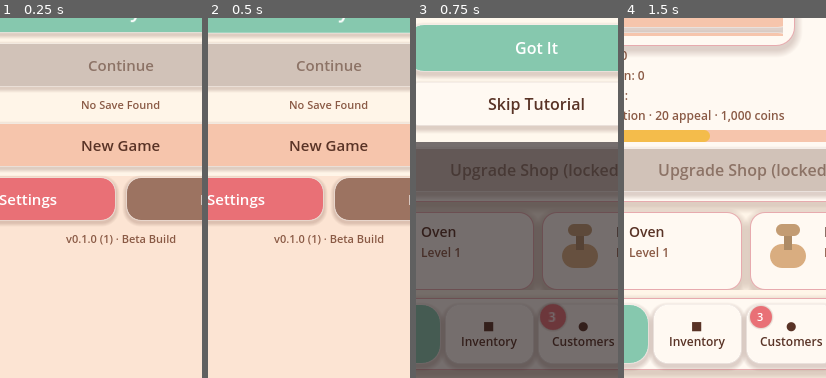
Above: before the commit, frames 1-4 (left to right).
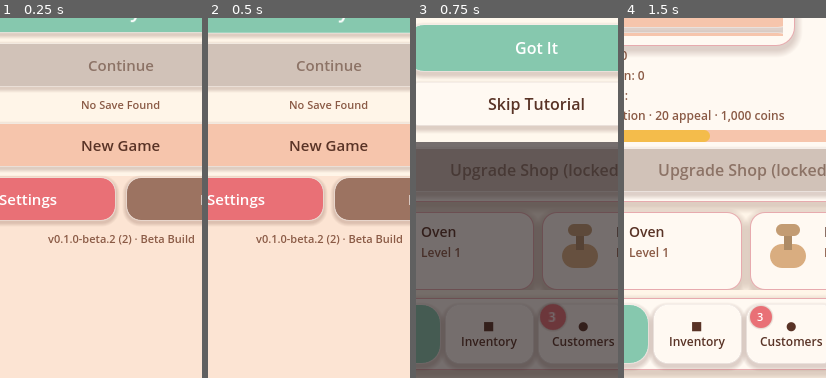
Above: after the commit, the same moments.

Repository: 229MVP/Sugar-Street-Tycoon
Game: Godot game, scene res://scenes/main/title_screen.tscn
Same seed, same stepped clock (60 frames per second), same inputs: the game is played once before the commit and once after it.
Inputs:
- Up to frame 1 (0.25 s): no input
- Up to frame 2 (0.5 s): no input
- Up to frame 3 (0.75 s): click "Play" at 0.5 s
- Up to frame 4 (1.5 s): click "Got It" at 1.25 s
The pictures show only the part of the screen within x 20-70%, y 50-100%; the shares and areas given below are measured in that part.

The runs differ from the first frame. In frame 1, 0.9% of the frame differs, in the area x 23-97%, y 60-64%; in frame 2, 0.9%; in frame 3, nothing differs; in frame 4, nothing differs.

Commit message:
fix(android): correct package identity for Build 2
Replace legacy com.undefeateddraftpicks.sugarstreettycoon with
com.sugarstreettycoon.game, set versionCode 2 / 0.1.0-beta.2, keep
launcher name Sugar Street Tycoon, and add export-config validation.

Co-authored-by: 229MVP <229MVP@users.noreply.github.com>

Diff:
--- a/project.godot
+++ b/project.godot
@@ -5,9 +5,9 @@
 
 [application]
 
-config/name="Sugar Street Tycoon: Match & Build"
+config/name="Sugar Street Tycoon"
 config/description="Match-3 and dessert shop management prototype."
-config/version="0.1.0"
+config/version="0.1.0-beta.2"
 ; F5 / Run Project must open the Title Screen — never the puzzle host (main.tscn).
 run/main_scene="res://scenes/main/title_screen.tscn"
 config/features=PackedStringArray("4.3", "Mobile")
--- a/scripts/core/build_config.gd
+++ b/scripts/core/build_config.gd
@@ -10,13 +10,18 @@
 
 ## Public-facing beta version shown to testers (independent of the internal
 ## engineering `config/version` in project.godot).
-const APP_VERSION := "0.1.0"
-## Bump for every new TestFlight build upload.
-const BUILD_NUMBER := 1
+const APP_VERSION := "0.1.0-beta.2"
+## Bump for every new store / device build upload (Android versionCode).
+const BUILD_NUMBER := 2
 ## "development" | "beta" | "production" — informational; gating itself is
 ## always driven by `is_debug_build()` so a mis-set environment string can
 ## never accidentally leave cheats reachable in a release export.
 const ENVIRONMENT := "beta"
+
+## Authoritative Android applicationId / package unique name (export_presets.cfg).
+const ANDROID_PACKAGE_ID := "com.sugarstreettycoon.game"
+## Player-facing Android launcher label (package/name). Not the marketing subtitle.
+const ANDROID_APP_NAME := "Sugar Street Tycoon"
 
 ## Save-file identity. A named slot leaves room for multiple profiles later
 ## without another migration.
--- /dev/null
+++ b/scripts/tools/headless_android_package_test.gd
@@ -0,0 +1,203 @@
+extends SceneTree
+## Android package-identity + export-preset validation for Build 2.
+
+
+const EXPECTED_PACKAGE := "com.sugarstreettycoon.game"
+const EXPECTED_NAME := "Sugar Street Tycoon"
+const EXPECTED_VERSION_CODE := "2"
+const EXPECTED_VERSION_NAME := "0.1.0-beta.2"
+const FORBIDDEN_TOKEN := "undefeateddraftpicks"
+const FORBIDDEN_PACKAGE := "com.undefeateddraftpicks.sugarstreettycoon"
+const PRESET_PATH := "res://export_presets.cfg"
+
+
+func _init() -> void:
+	call_deferred("_run")
+
+
+func _run() -> void:
+	print("=== ANDROID PACKAGE IDENTITY VALIDATION ===")
+	var ok := true
+	ok = _validate_build_config() and ok
+	ok = _validate_export_presets() and ok
+	ok = _validate_no_passwords_in_presets() and ok
+	ok = _validate_no_forbidden_references() and ok
+	ok = _validate_generated_android_tree() and ok
+	print("=== ANDROID PACKAGE IDENTITY: %s ===" % ("PASS" if ok else "FAIL"))
+	quit(0 if ok else 1)
+
+
+func _validate_build_config() -> bool:
+	if BuildConfig.ANDROID_PACKAGE_ID != EXPECTED_PACKAGE:
+		push_error("BuildConfig.ANDROID_PACKAGE_ID mismatch: %s" % BuildConfig.ANDROID_PACKAGE_ID)
+		return false
+	if BuildConfig.ANDROID_APP_NAME != EXPECTED_NAME:
+		push_error("BuildConfig.ANDROID_APP_NAME mismatch: %s" % BuildConfig.ANDROID_APP_NAME)
+		return false
+	if BuildConfig.APP_VERSION != EXPECTED_VERSION_NAME:
+		push_error("BuildConfig.APP_VERSION mismatch: %s" % BuildConfig.APP_VERSION)
+		return false
+	if BuildConfig.BUILD_NUMBER != int(EXPECTED_VERSION_CODE):
+		push_error("BuildConfig.BUILD_NUMBER mismatch: %d" % BuildConfig.BUILD_NUMBER)
+		return false
+	print("[OK] BuildConfig package/version identity")
+	return true
+
+
+func _validate_export_presets() -> bool:
+	if not FileAccess.file_exists(PRESET_PATH):
+		push_error("export_presets.cfg missing")
+		return false
+	var text := FileAccess.get_file_as_string(PRESET_PATH)
+	if text.strip_edges() == "":
+		push_error("export_presets.cfg empty")
+		return false
+	if not text.contains('package/unique_name="%s"' % EXPECTED_PACKAGE):
+		push_error("export_presets.cfg missing package/unique_name=%s" % EXPECTED_PACKAGE)
+		return false
+	if not text.contains('package/name="%s"' % EXPECTED_NAME):
+		push_error("export_presets.cfg missing package/name=%s" % EXPECTED_NAME)
+		return false
+	if not text.contains("version/code=%s" % EXPECTED_VERSION_CODE):
+		push_error("export_presets.cfg missing version/code=%s" % EXPECTED_VERSION_CODE)
+		return false
+	if not text.contains('version/name="%s"' % EXPECTED_VERSION_NAME):
+		push_error("export_presets.cfg missing version/name=%s" % EXPECTED_VERSION_NAME)
+		return false
+	if text.contains(FORBIDDEN_PACKAGE) or text.contains(FORBIDDEN_TOKEN):
+		push_error("export_presets.cfg still references legacy package identity")
+		return false
+	# Project name used as Android fallback must match player-facing label.
+	var proj := FileAccess.get_file_as_string("res://project.godot")
+	if not proj.contains('config/name="%s"' % EXPECTED_NAME):
+		push_error("project.godot config/name is not the player-facing app name")
+		return false
+	if not proj.contains('config/version="%s"' % EXPECTED_VERSION_NAME):
+		push_error("project.godot config/version mismatch")
+		return false
+	print("[OK] export_presets.cfg + project.godot identity")
+	return true
+
+
+func _validate_no_passwords_in_presets() -> bool:
+	var text := FileAccess.get_file_as_string(PRESET_PATH)
+	for key in [
+		"keystore/debug_password=",
+		"keystore/release_password=",
+		"encryption/encrypt_key=",
+	]:
+		if text.contains(key):
+			# Allow empty assignments only if present — still prefer omission.
+			var idx := text.find(key)
+			while idx >= 0:
+				var line_end := text.find("\n", idx)
+				var line := text.substr(idx, (line_end if line_end >= 0 else text.length()) - idx)
+				var value := line.substr(key.length()).strip_edges()
+				if value != '""' and value != "" and value != "\"\"":
+					push_error("Refusing non-empty secret in export_presets.cfg: %s" % line)
+					return false
+				idx = text.find(key, idx + key.length())
+	print("[OK] no keystore passwords committed in export_presets.cfg")
+	return true
+
+
+func _validate_no_forbidden_references() -> bool:
+	## Scan tracked project text for legacy package identity.
+	var roots: Array[String] = [
+		"res://scripts",
+		"res://scenes",
+		"res://docs",
+		"res://resources",
+		"res://",
+	]
+	var hits: Array[String] = []
+	for root in roots:
+		_scan_dir(ProjectSettings.globalize_path(root), hits)
+	# Also scan export_presets at filesystem path.
+	_scan_file(ProjectSettings.globalize_path(PRESET_PATH), hits)
+	_scan_file(ProjectSettings.globalize_path("res://project.godot"), hits)
+	_scan_file(ProjectSettings.globalize_path("res://.gitignore"), hits)
+	if not hits.is_empty():
+		for h in hits:
+			push_error("Legacy package token found: %s" % h)
+		return false
+	print("[OK] no active undefeateddraftpicks references in project sources")
+	return true
+
+
+func _validate_generated_android_tree() -> bool:
+	## If a local gradle android/ tree exists, it must not hardcode the legacy ID.
+	var android_abs := ProjectSettings.globalize_path("res://android")
+	if not DirAccess.dir_exists_absolute(android_abs):
+		print("[OK] no generated android/ tree (package comes from export_presets.cfg)")
+		return true
+	var hits: Array[String] = []
+	_scan_dir(android_abs, hits)
+	if not hits.is_empty():
+		for h in hits:
+			push_error("Generated android/ still contains legacy package identity: %s" % h)
+		push_error("Delete res://android and reinstall the Android build template before export.")
+		return false
+	# Also require the expected package somewhere if build files exist.
+	var expected_hits: Array[String] = []
+	_scan_dir_for_token(android_abs, EXPECTED_PACKAGE, expected_hits)
+	print("[OK] generated android/ tree has no legacy package identity")
+	return true
+
+
+func _scan_dir(abs_path: String, hits: Array[String]) -> void:
+	var dir := DirAccess.open(abs_path)
+	if dir == null:
+		return
+	dir.list_dir_begin()
+	var name := dir.get_next()
+	while name != "":
+		if name == "." or name == "..":
+			name = dir.get_next()
+			continue
+		var child := abs_path.path_join(name)
+		if dir.current_is_dir():
+			if name == ".godot" or name == ".git" or name == "builds":
+				name = dir.get_next()
+				continue
+			_scan_dir(child, hits)
+		else:
+			_scan_file(child, hits)
+		name = dir.get_next()
+
+
+func _scan_file(abs_path: String, hits: Array[String]) -> void:
+	if abs_path.ends_with(".png") or abs_path.ends_with(".import") or abs_path.ends_with(".apk") \
+			or abs_path.ends_with(".aab") or abs_path.ends_with(".so") or abs_path.ends_with(".jar"):
+		return
+	if not FileAccess.file_exists(abs_path):
+		return
+	var f := FileAccess.open(abs_path, FileAccess.READ)
+	if f == null:
+		return
+	var text := f.get_as_text()
+	if text.contains(FORBIDDEN_TOKEN) or text.contains(FORBIDDEN_PACKAGE):
+		# Allow this validation script itself to mention the forbidden token.
+		if abs_path.ends_with("headless_android_package_test.gd"):
+			return
+		hits.append(abs_path)
+
+
+func _scan_dir_for_token(abs_path: String, token: String, hits: Array[String]) -> void:
+	var dir := DirAccess.open(abs_path)
+	if dir == null:
+		return
+	dir.list_dir_begin()
+	var name := dir.get_next()
+	while name != "":
+		if name == "." or name == "..":
+			name = dir.get_next()
+			continue
+		var child := abs_path.path_join(name)
+		if dir.current_is_dir():
+			_scan_dir_for_token(child, token, hits)
+		elif FileAccess.file_exists(child):
+			var text := FileAccess.get_file_as_string(child)
+			if text.contains(token):
+				hits.append(child)
+		name = dir.get_next()
Not shown, added: export_presets.cfg
Not shown, changed: .gitignore
